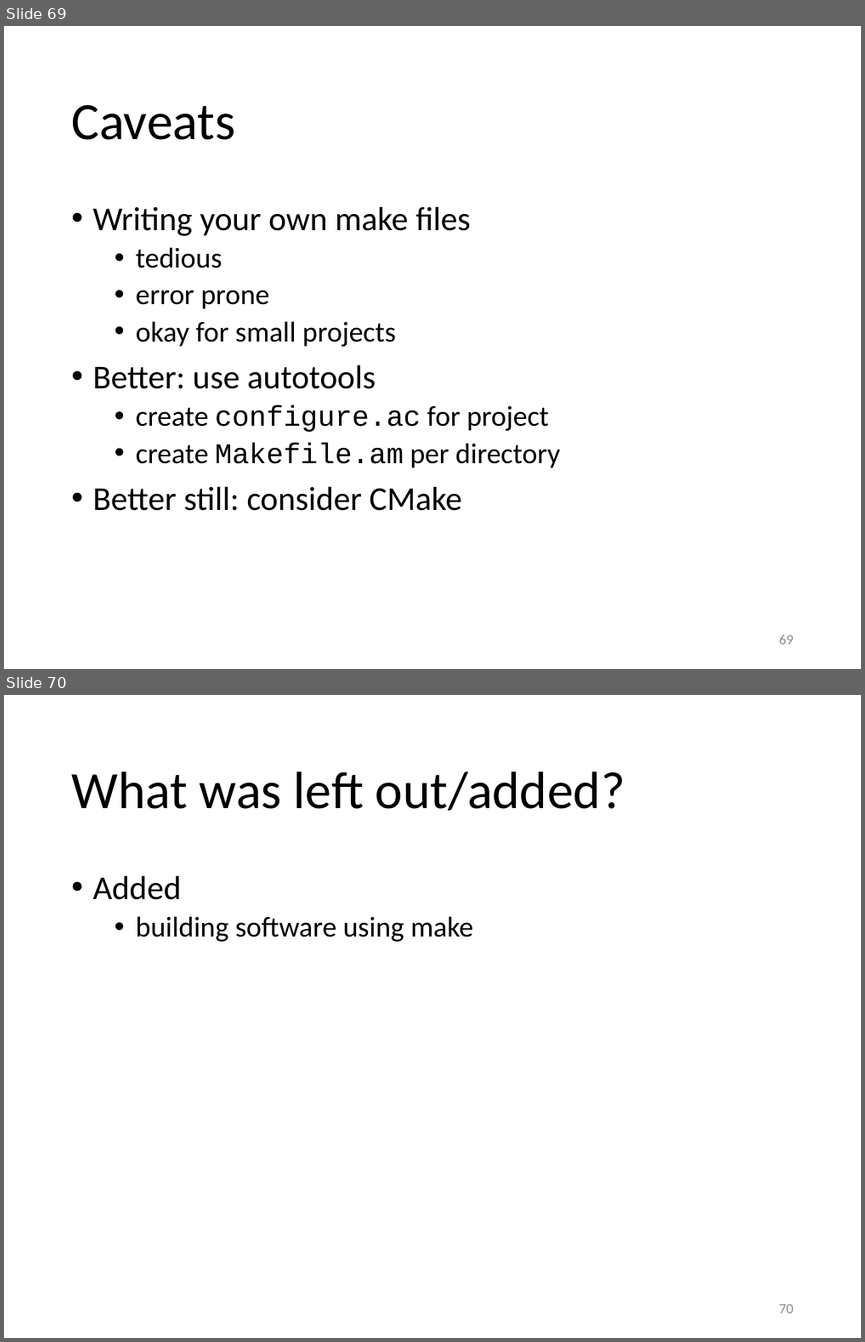
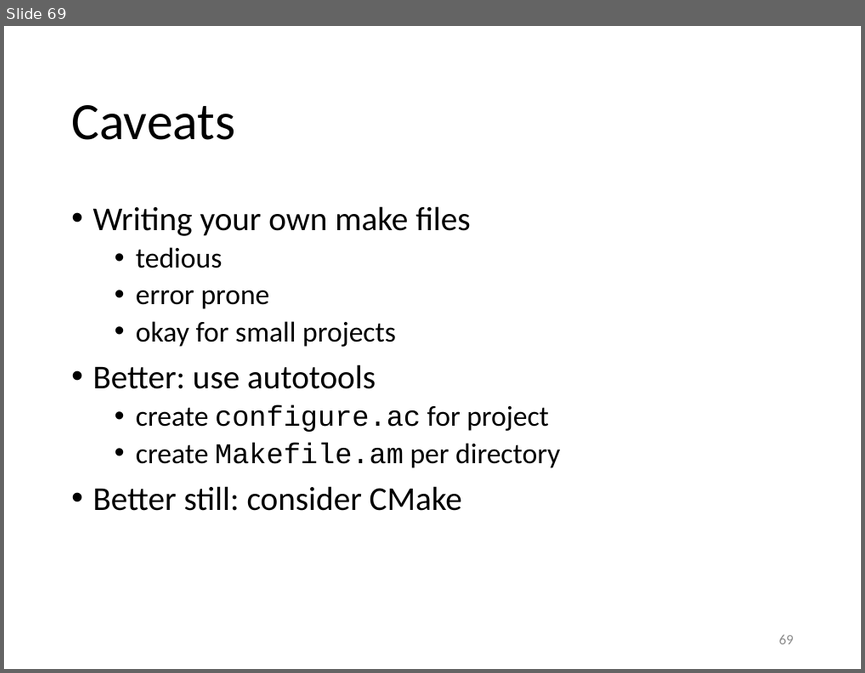
Before and after one commit to gjbex/Scientific-C-plus-plus, a slide deck: scientific_cpp.pptx. Shown one above the other, each under a label of ours: slides 69 and 70 before the commit, slide 69 after it. The pictures are 865x1342 and 865x673 pixels, drawn with LibreOffice and Linux fonts; fonts in the diff are those of the drawing. Boxes give left, top, right and bottom in pixels: in the first picture for what was removed or moved away, otherwise in the second. Text is boxed around its words. In the diff, an @@ line names an element or a change of style, - is before the commit and + after.

```diff
--- a/scientific_cpp.pptx
+++ b/scientific_cpp.pptx
@@ slide 70 removed at [4, 695, 861, 1338], background #FFFFFF @@
@@ title removed at [71, 771, 625, 811] @@
-What was left out/added?
@@ text removed at [93, 875, 473, 941] @@
-• Added
-  • building software using make
@@ page number removed at [779, 1304, 794, 1313] @@
-70
```
Also in this commit, not shown: 5 slides changed.
